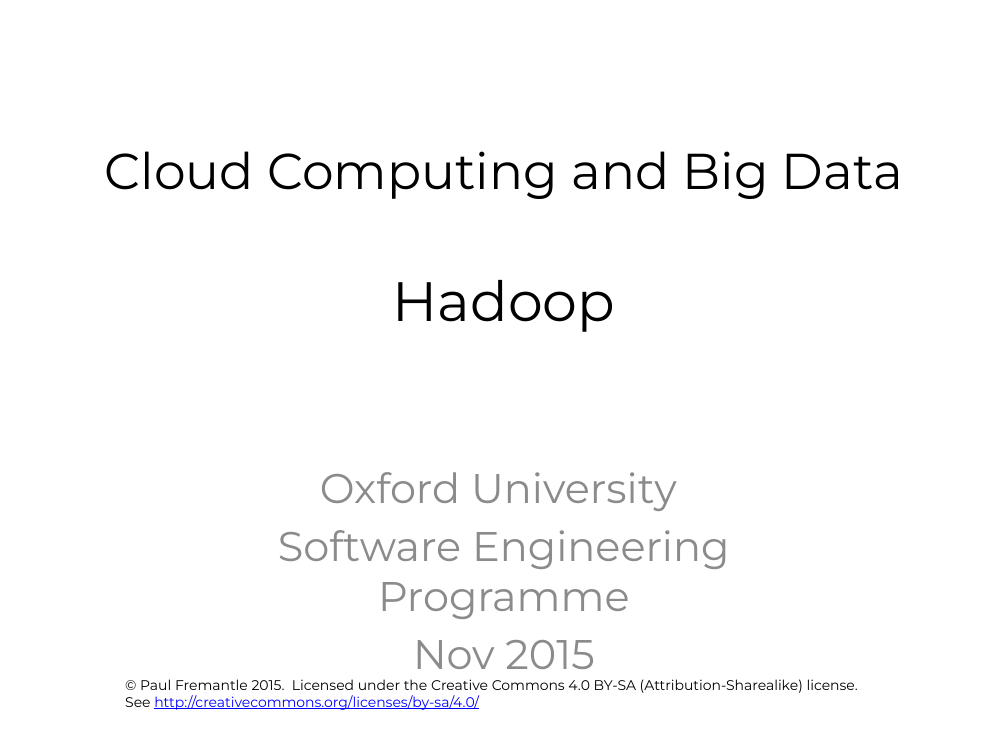
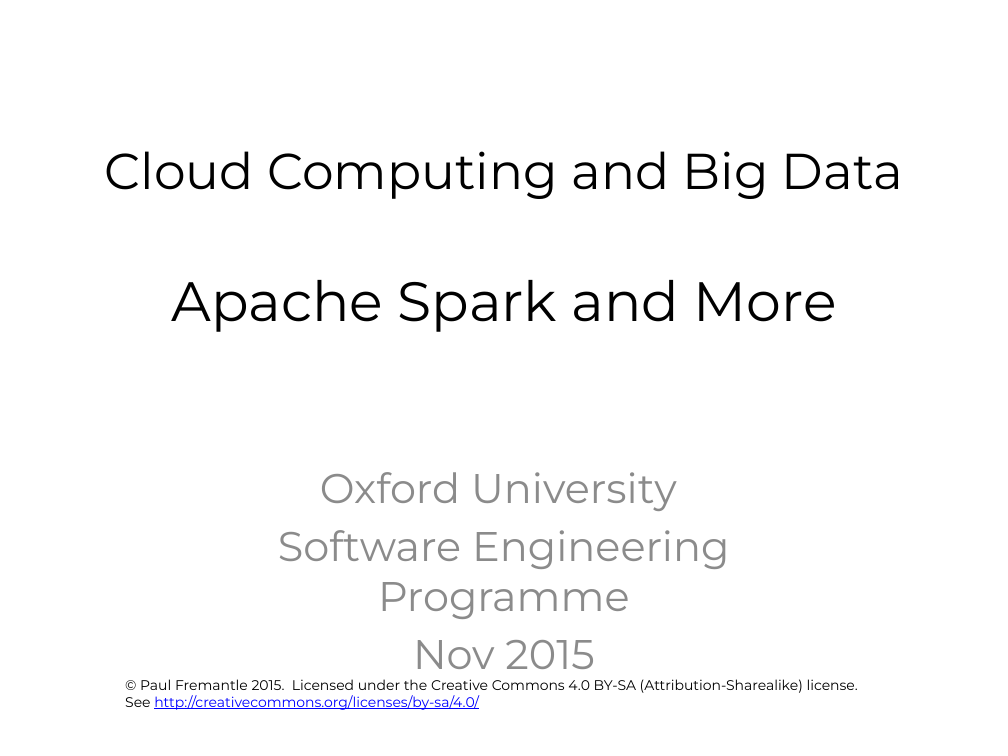
Before and after one commit to pzfreo/ox-clo, a slide deck: slide 1 of pres-source/06-spark-and-adjuncts.pptx. Drawn at 1008x756 pixels with LibreOffice and Linux fonts; fonts in the diff are those of the drawing; background and template pictures are left out. Boxes give left, top, right and bottom in pixels: in the first picture for what was removed or moved away, otherwise in the second. Text is boxed around its words. In the diff, an @@ line names an element or a change of style, - is before the commit and + after.

```diff
--- a/pres-source/06-spark-and-adjuncts.pptx
+++ b/pres-source/06-spark-and-adjuncts.pptx
@@ title at <box>104,151,904,332</box>: text changed @@
-Cloud Computing and Big Data
-Hadoop
+Cloud Computing and Big Data
+Apache Spark and More
```
Also in this commit, not shown: 18 slides added, 6 slides removed, 8 other files.
